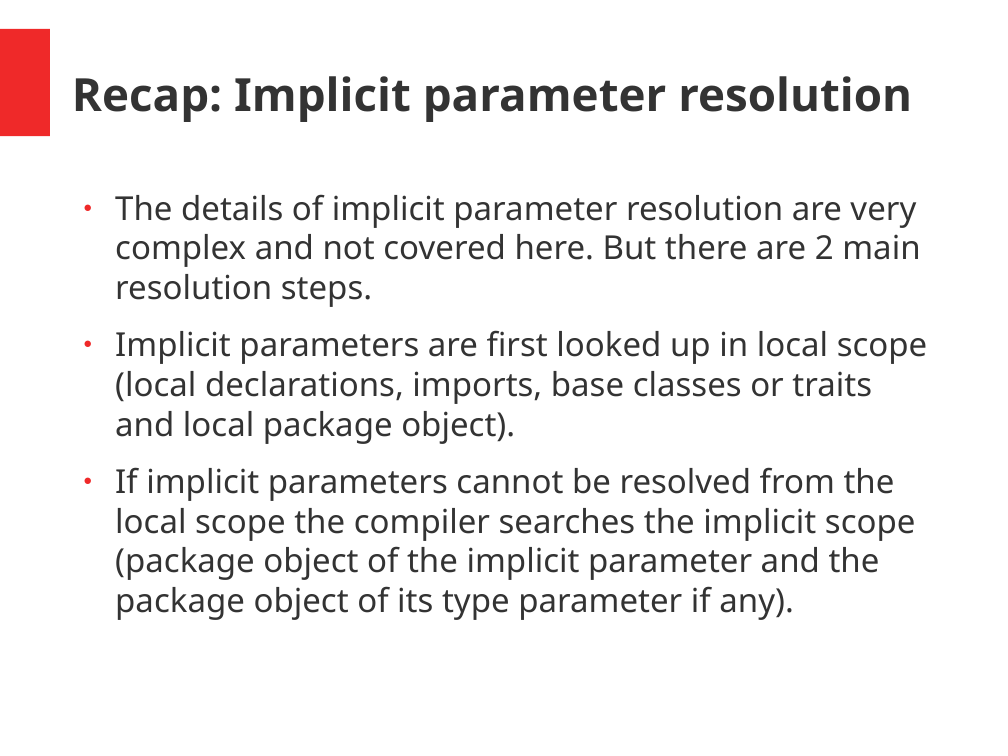
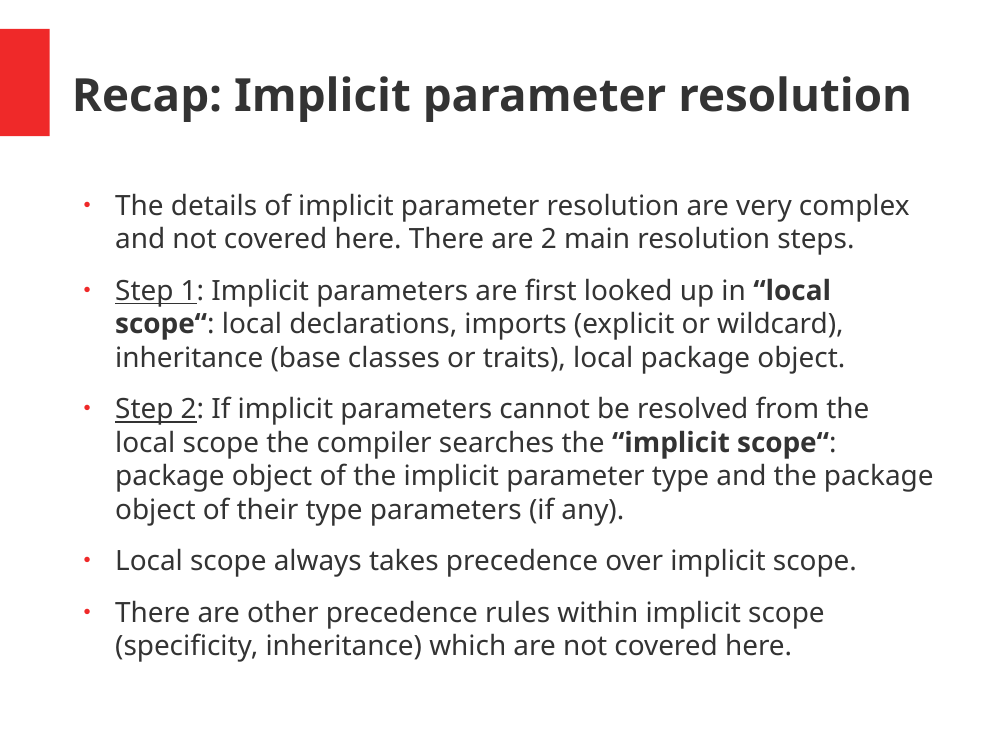
Before and after one commit to hermannhueck/typeclasses, a slide deck: slide 4 of Slides/TypeClasses.pptx. Drawn at 1008x756 pixels with LibreOffice and Linux fonts; fonts in the diff are those of the drawing. Boxes give left, top, right and bottom in pixels: in the first picture for what was removed or moved away, otherwise in the second. Text is boxed around its words. In the diff, an @@ line names an element or a change of style, - is before the commit and + after.

```diff
--- a/Slides/TypeClasses.pptx
+++ b/Slides/TypeClasses.pptx
@@ text at (115, 193, 934, 629): text changed; size 26 to 22 pt @@
-● The details of implicit parameter resolution are very complex and not covered here. But there are 2 main resolution steps.
-● Implicit parameters are first looked up in local scope (local declarations, imports, base classes or traits and local package object).
-● If implicit parameters cannot be resolved from the local scope the compiler searches the implicit scope (package object of the implicit parameter and the package object of its type parameter if any).
+● The details of implicit parameter resolution are very complex and not covered here. There are 2 main resolution steps.
+● Step 1: Implicit parameters are first looked up in “local scope“: local declarations, imports (explicit or wildcard), inheritance (base classes or traits), local package object.
+● Step 2: If implicit parameters cannot be resolved from the local scope the compiler searches the “implicit scope“: package object of the implicit parameter type and the package object of their type parameters (if any).
+● Local scope always takes precedence over implicit scope.
+● There are other precedence rules within implicit scope (specificity, inheritance) which are not covered here.
```
Also in this commit, not shown: 29 other slides changed, 3 slides added, 1 other file.
